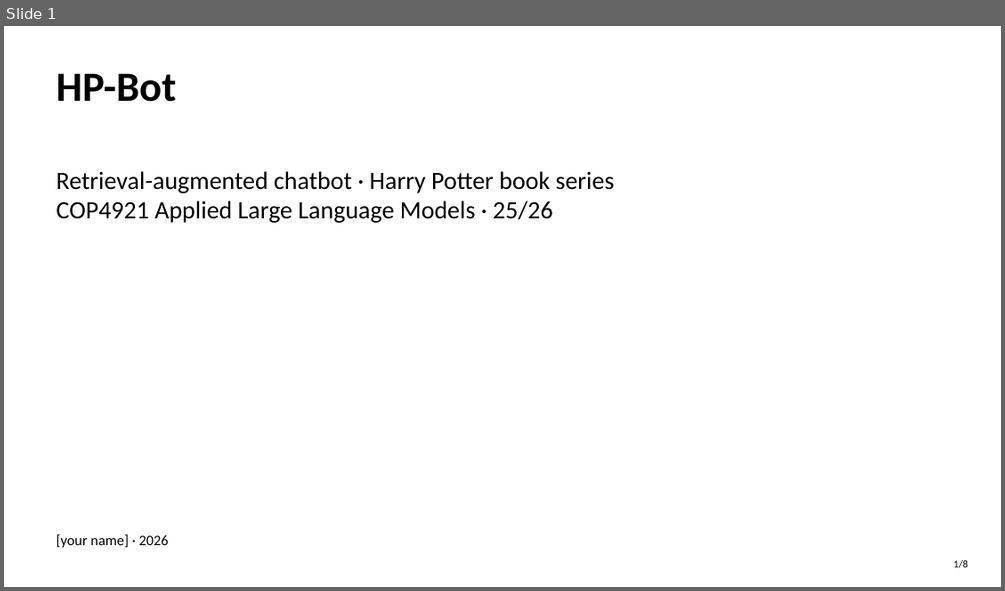
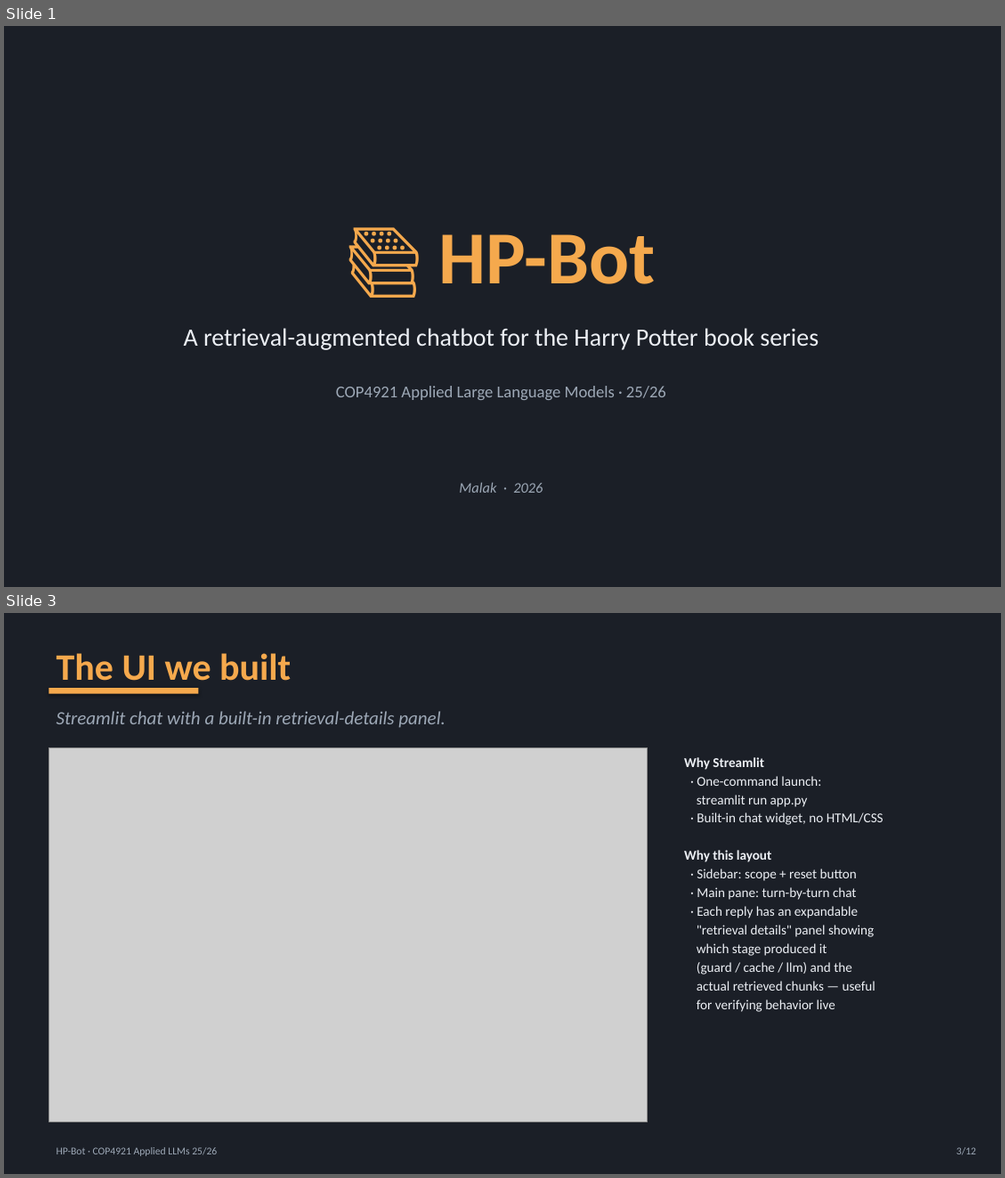
Before and after one commit to hoop-ai/applied-llm-hp-bot, a slide deck: HP-Bot-presentation.pptx. Shown one above the other, each under a label of ours: slide 1 before the commit, slides 1 and 3 after it; the slides between them are not shown. The pictures are 1005x591 and 1005x1178 pixels, drawn with LibreOffice and Linux fonts; fonts in the diff are those of the drawing; grey boxes stand for pictures. Boxes give left, top, right and bottom in pixels: in the first picture for what was removed or moved away, otherwise in the second. Text is boxed around its words. In the diff, an @@ line names an element or a change of style, - is before the commit and + after.

```diff
--- a/HP-Bot-presentation.pptx
+++ b/HP-Bot-presentation.pptx
@@ slide 3 added at [4,613,1001,1174], background #FFFFFF @@
@@ rectangle added at [4,613,1001,1174], fill #1B1F27 @@
@@ text added at [57,653,291,690], 36 pt, text #F5A94D, bold @@
+The UI we built
@@ rectangle added at [48,688,198,694], fill #F5A94D @@
@@ text added at [57,711,445,728], 18 pt, text #9DA8B6, italic @@
+Streamlit chat with a built-in retrieval-details panel.
@@ picture added at [48,747,647,1121] @@
@@ text added at [684,757,883,1012], 13 pt, text #ECEFF4 @@
+Why Streamlit
+· One-command launch:
+streamlit run app.py
+· Built-in chat widget, no HTML/CSS
+Why this layout
+· Sidebar: scope + reset button
+· Main pane: turn-by-turn chat
+· Each reply has an expandable
+"retrieval details" panel showing
+which stage produced it
+(guard / cache / llm) and the
+actual retrieved chunks — useful
+for verifying behavior live
@@ text added at [57,1147,217,1156], 10 pt, text #9DA8B6 @@
+HP-Bot · COP4921 Applied LLMs 25/26
@@ text added at [956,1147,976,1154], 10 pt, text #9DA8B6 @@
+3/12
@@ slide 1 changed as well @@
@@ rectangle added at [4,26,1001,587], fill #1B1F27 @@
@@ text at [439,234,655,284]: text changed; size 40 to 72 pt; text colour #000000 to #F5A94D @@
-HP-Bot
+📚 HP-Bot
@@ text at [184,328,818,350]: text changed; text colour #000000 to #ECEFF4 @@
-Retrieval-augmented chatbot · Harry Potter book series
-COP4921 Applied Large Language Models · 25/26
+A retrieval-augmented chatbot for the Harry Potter book series
@@ text added at [336,386,666,400], 16 pt, text #9DA8B6 @@
+COP4921 Applied Large Language Models · 25/26
@@ text at [459,482,542,492]: text changed; text colour #000000 to #9DA8B6; italic on @@
-[your name] · 2026
+Malak · 2026
@@ text removed at [954,560,968,568] @@
-1/8
```
Also in this commit, not shown: 1 other slide changed, 9 other slides added, 6 slides removed, 11 other files.
